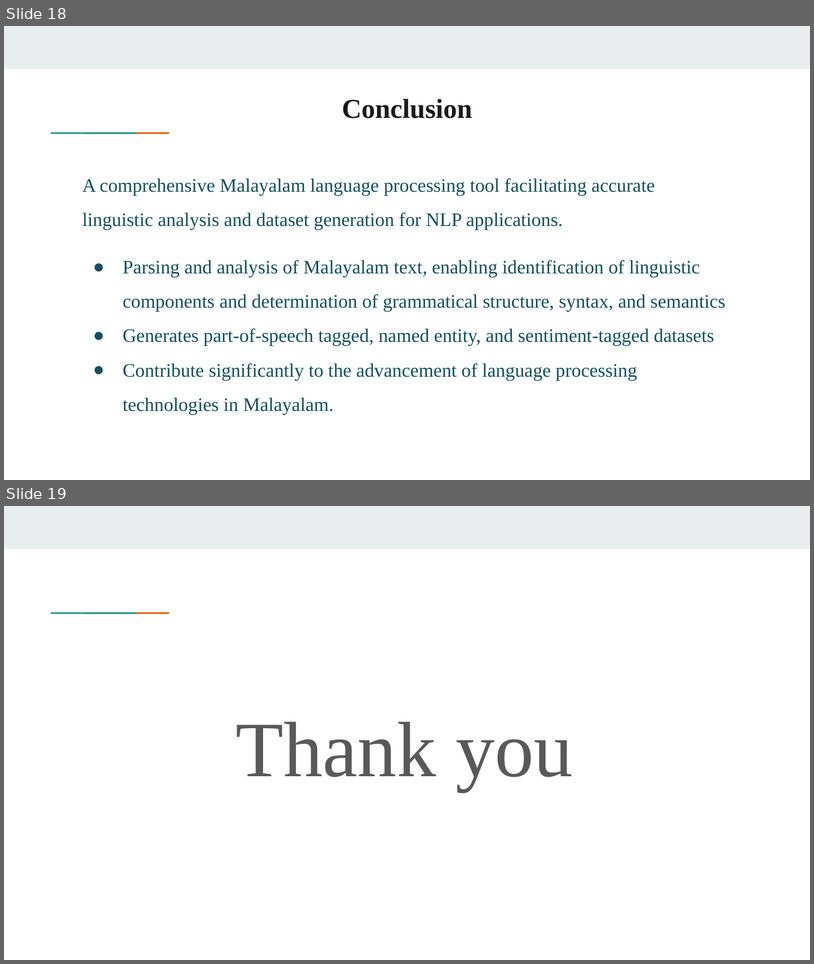
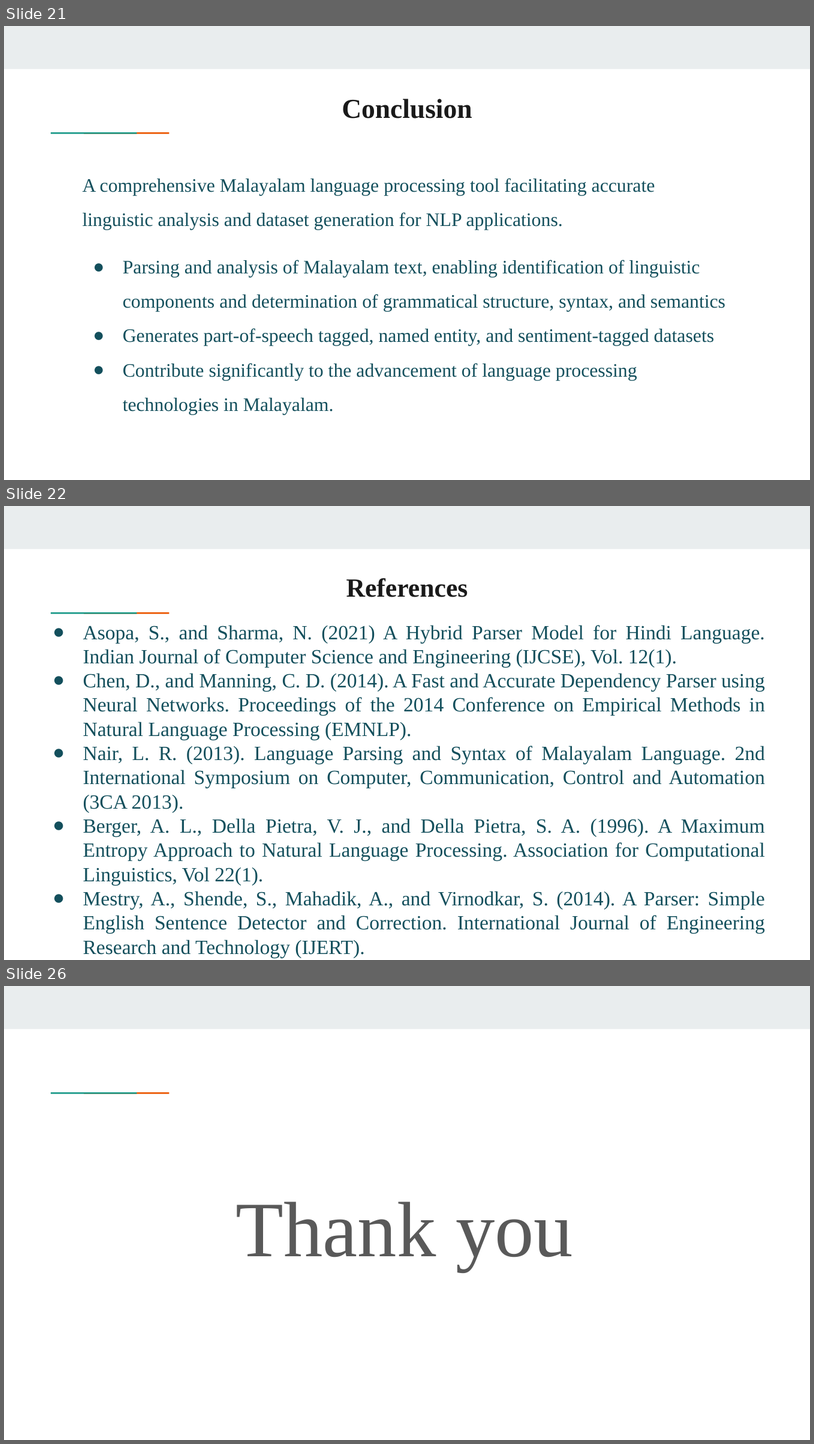
Before and after one commit to gauthamcsudheer/Malayalam-Parser, a slide deck: Presentations/DesignPresentation.pptx. Shown one above the other, each under a label of ours: slides 18 and 19 before the commit, slides 21, 22 and 26 after it; the slides between them are not shown. The pictures are 814x964 and 814x1444 pixels, drawn with LibreOffice and Linux fonts; fonts in the diff are those of the drawing. Boxes give left, top, right and bottom in pixels: in the first picture for what was removed or moved away, otherwise in the second. Text is boxed around its words. In the diff, an @@ line names an element or a change of style, - is before the commit and + after.

Commit message:
English Parsing

```diff
--- a/Presentations/DesignPresentation.pptx
+++ b/Presentations/DesignPresentation.pptx
@@ slide 22 added at [4, 506, 810, 960], background #FFFFFF; not listed: 3 template elements that a slide beside it also shows @@
@@ title added at [347, 578, 468, 597], 23.4 pt, text #1A1A1A, bold @@
+References
@@ text added at [83, 625, 765, 957], 18 pt, text #134F5C @@
+● Asopa, S., and Sharma, N. (2021) A Hybrid Parser Model for Hindi Language. Indian Journal of Computer Science and Engineering (IJCSE), Vol. 12(1).
+● Chen, D., and Manning, C. D. (2014). A Fast and Accurate Dependency Parser using Neural Networks. Proceedings of the 2014 Conference on Empirical Methods in Natural Language Processing (EMNLP).
+● Nair, L. R. (2013). Language Parsing and Syntax of Malayalam Language. 2nd International Symposium on Computer, Communication, Control and Automation (3CA 2013).
+● Berger, A. L., Della Pietra, V. J., and Della Pietra, S. A. (1996). A Maximum Entropy Approach to Natural Language Processing. Association for Computational Linguistics, Vol 22(1).
+● Mestry, A., Shende, S., Mahadik, A., and Virnodkar, S. (2014). A Parser: Simple English Sentence Detector and Correction. International Journal of Engineering Research and Technology (IJERT).
@@ what was slide 18 is now slide 21 @@
@@ what was slide 19 is now slide 26 @@
```
Also in this commit, not shown: 1 slide changed, 6 other slides added, 10 other files.
